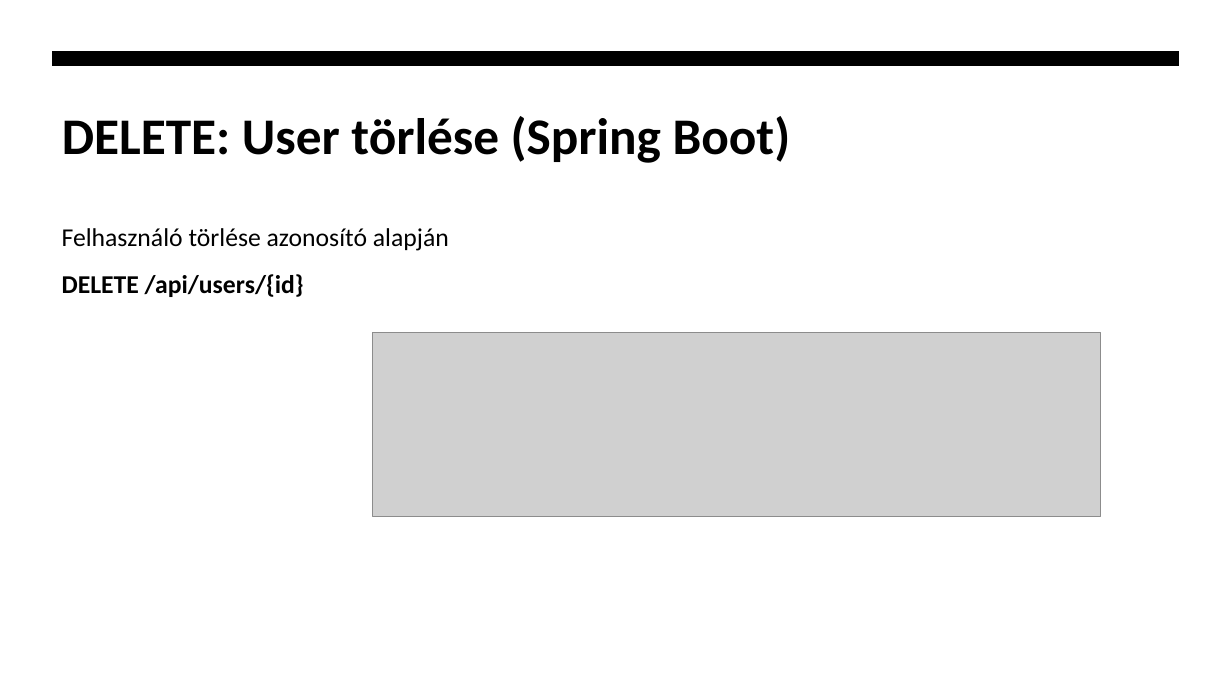
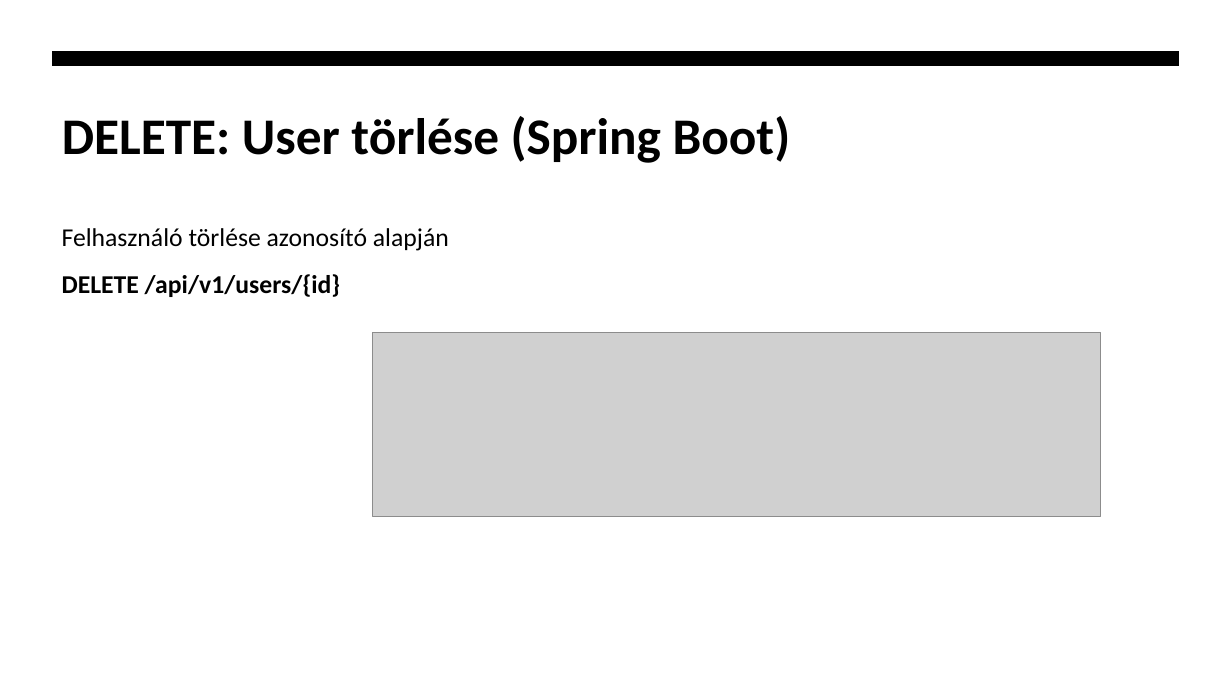
Before and after one commit to zbalogh/oe-internetes-alkalmazasok, a slide deck: slide 16 of 05_06/06_eloadas_Backend_REST_fejlesztes.pptx. Drawn at 1232x693 pixels with LibreOffice and Linux fonts; fonts in the diff are those of the drawing; grey boxes stand for pictures. Boxes give left, top, right and bottom in pixels: in the first picture for what was removed or moved away, otherwise in the second. Text is boxed around its words. In the diff, an @@ line names an element or a change of style, - is before the commit and + after.

Commit message:
updated ppt and pdf files

```diff
--- a/05_06/06_eloadas_Backend_REST_fejlesztes.pptx
+++ b/05_06/06_eloadas_Backend_REST_fejlesztes.pptx
@@ text at [62,274,340,297]: text changed @@
-DELETE /api/users/{id}
+DELETE /api/v1/users/{id}
```
Also in this commit, not shown: 3 other slides changed, 1 other file.
